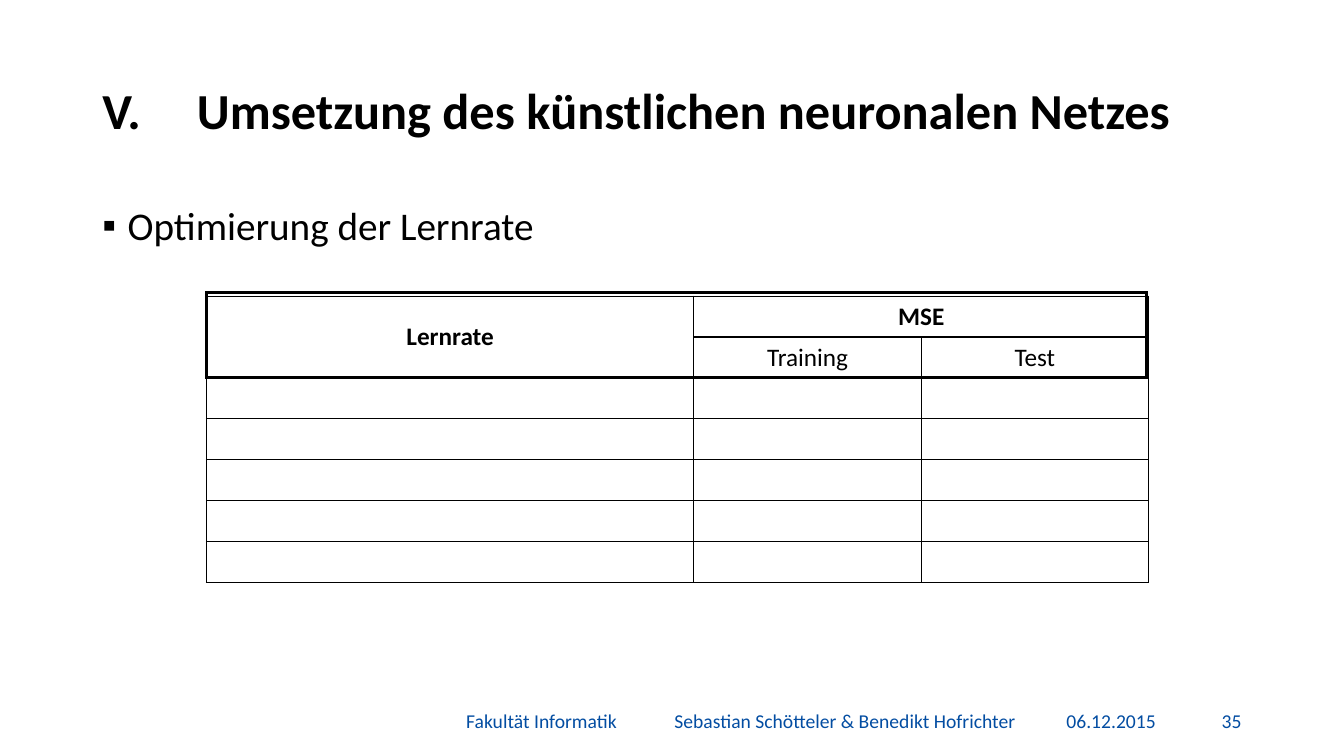
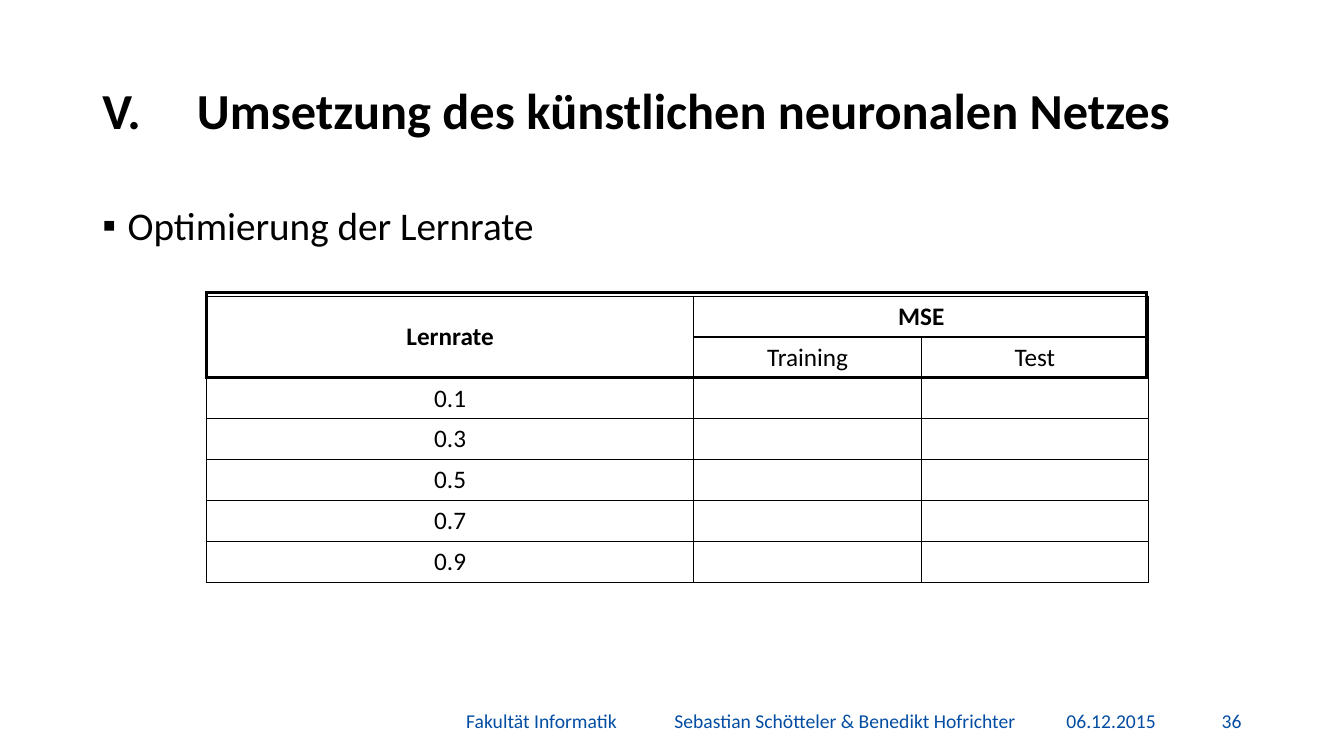
Before and after one commit to BenediktGitGit/soco15, a slide deck: slide 37 of 3b) Vortrag/Präsentation.pptx (slide 36 before the commit). Drawn at 1344x756 pixels with LibreOffice and Linux fonts; fonts in the diff are those of the drawing; background and template pictures are left out. Boxes give left, top, right and bottom in pixels: in the first picture for what was removed or moved away, otherwise in the second. Text is boxed around its words. In the diff, an @@ line names an element or a change of style, - is before the commit and + after.

```diff
--- a/3b) Vortrag/Präsentation.pptx
+++ b/3b) Vortrag/Präsentation.pptx
@@ table at box(207, 296, 1150, 583) @@
-row 3, column 1: 
+row 3, column 1: 0.1
-row 4, column 1: 
+row 4, column 1: 0.3
-row 5, column 1: 
+row 5, column 1: 0.5
-row 6, column 1: 
+row 6, column 1: 0.7
-row 7, column 1: 
+row 7, column 1: 0.9
@@ page number at box(1222, 714, 1242, 728): text changed @@
-35
+36
```
Also in this commit, not shown: 5 other slides changed, 1 slide added, 3 other files.
